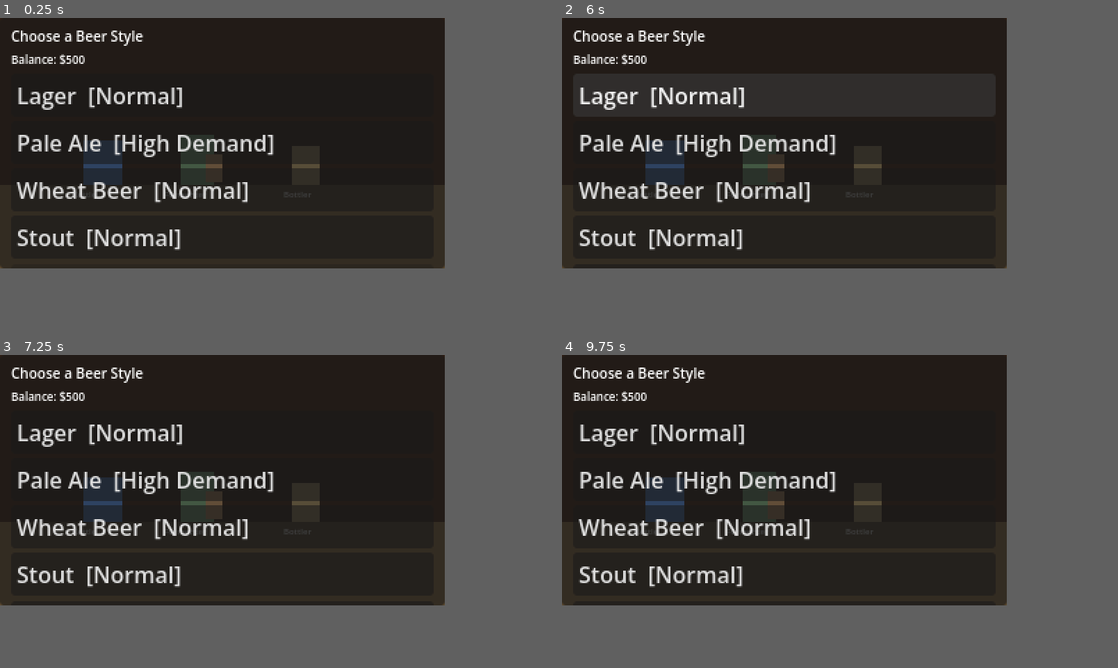
Above: before the commit, frames 1-4 (two rows, left to right).
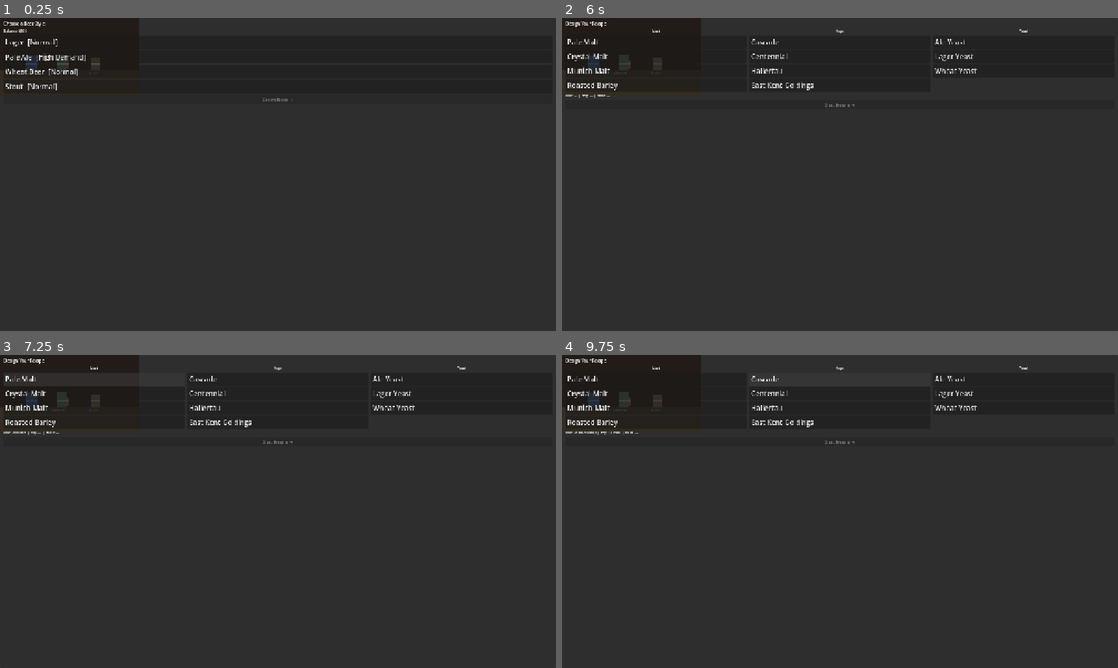
Above: after the commit, the same moments.

Repository: gregario/beerbrew-tycoon
Game: Godot game, scene res://scenes/Game.tscn
Two runs of this game, one before a commit and one after it. Both use one fixed random seed, a clock stepped at 60 frames per second and the inputs below.
Inputs (mouse positions are in pixels of both pictures, inside the frame that each line leads up to):
- Up to frame 1 (0.25 s): no input
- Up to frame 2 (6 s): click "Lager [Normal]" at 0.5 s; click "Lager [Normal]" at 1.25 s; click "Wheat Beer [Normal]" at 2 s; click "Wheat Beer [Normal]" at 2.75 s; click "Stout [Normal]" at 3.5 s; click "Stout [Normal]" at 4.25 s; click "Pale Ale [High Demand]" at 5 s; click (784, 83) at 5.75 s, where only the run after the commit has a clickable "Design Recipe →"
- Up to frame 3 (7.25 s): click (77, 373) at 6.5 s, where only the run after the commit has a clickable "Pale Malt"
- Up to frame 4 (9.75 s): click (639, 386) at 7.25 s, where only the run after the commit has a clickable "Crystal Malt"; click (639, 398) at 8 s, where only the run after the commit has a clickable "Munich Malt"; click (639, 408) at 8.75 s, where only the run after the commit has a clickable "Roasted Barley"; click (784, 373) at 9.5 s, where only the run after the commit has a clickable "Cascade"
The window is 640x360 before the commit and 800x450 after it. Grey fills any space a smaller window leaves; there, only what the larger window draws over its background counts as a difference.

The runs differ from the first frame. In frame 1, 5.0% of the frame differs, in the area x 0-80%, y 0-80%; in frame 2, 5.5%; in frame 3, 5.8%; in frame 4, 6.8%, in the area x 0-84%, y 0-80%.

Commit message:
feat: change viewport to 1280x720 native with canvas_items stretch
Co-Authored-By: Claude Opus 4.6 <noreply@anthropic.com>

Diff:
--- a/src/project.godot
+++ b/src/project.godot
@@ -29,11 +29,9 @@
 
 [display]
 
-window/size/viewport_width=320
-window/size/viewport_height=180
-window/size/window_width_override=1280
-window/size/window_height_override=720
-window/stretch/mode="viewport"
+window/size/viewport_width=1280
+window/size/viewport_height=720
+window/stretch/mode="canvas_items"
 
 [rendering]
 
